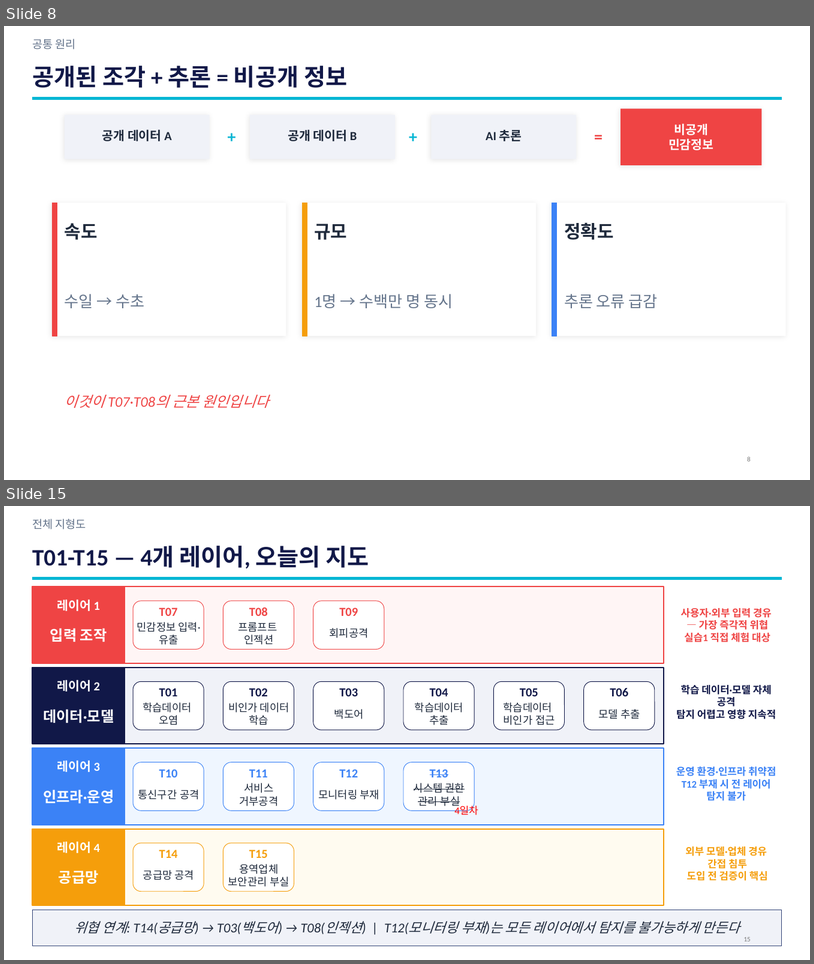
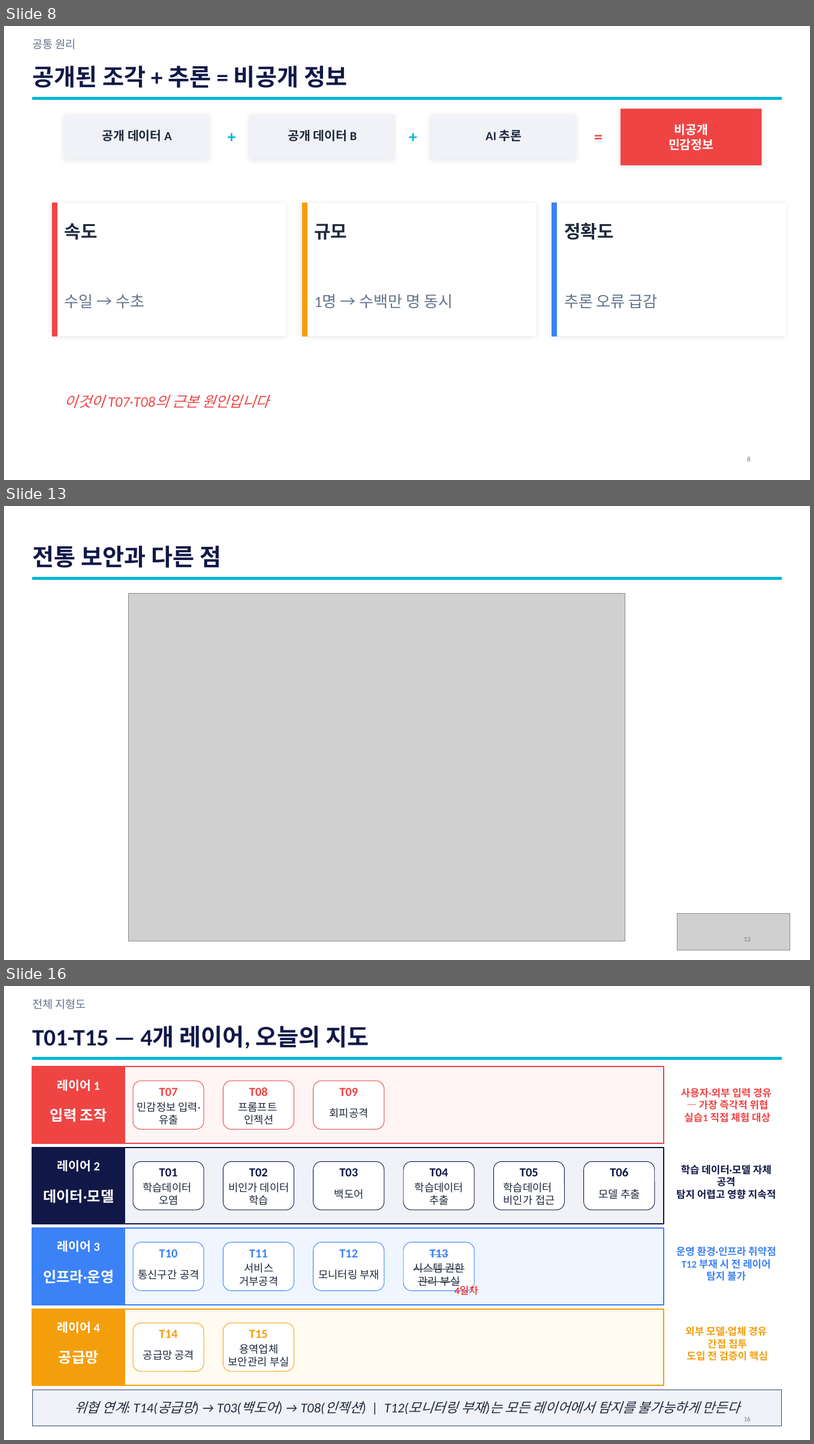
Before and after one commit to sulgik/security-workshop, a slide deck: ws01/class/3일차_1.pptx. Shown one above the other, each under a label of ours: slides 8 and 15 before the commit, slides 8, 13 and 16 after it; the slides between them are not shown. The pictures are 814x964 and 814x1444 pixels, drawn with LibreOffice and Linux fonts; fonts in the diff are those of the drawing; grey boxes stand for pictures. Boxes give left, top, right and bottom in pixels: in the first picture for what was removed or moved away, otherwise in the second. Text is boxed around its words. In the diff, an @@ line names an element or a change of style, - is before the commit and + after.

```diff
--- a/ws01/class/3일차_1.pptx
+++ b/ws01/class/3일차_1.pptx
@@ slide 13 added at [4,506,810,960], background #FFFFFF @@
@@ text added at [32,546,221,568], 42 pt, text #111848, bold @@
+전통 보안과 다른 점
@@ rectangle added at [32,577,782,580], fill #06B6D4, outline #06B6D4 1 pt @@
@@ picture added at [128,593,626,941] @@
@@ picture added at [677,913,790,949] @@
@@ page number added at [744,937,751,941], 12 pt, text #797979 @@
+13
@@ what was slide 15 is now slide 16 @@
```
Also in this commit, not shown: 10 slides changed, 3 other slides added, 2 slides removed, 7 other files.
